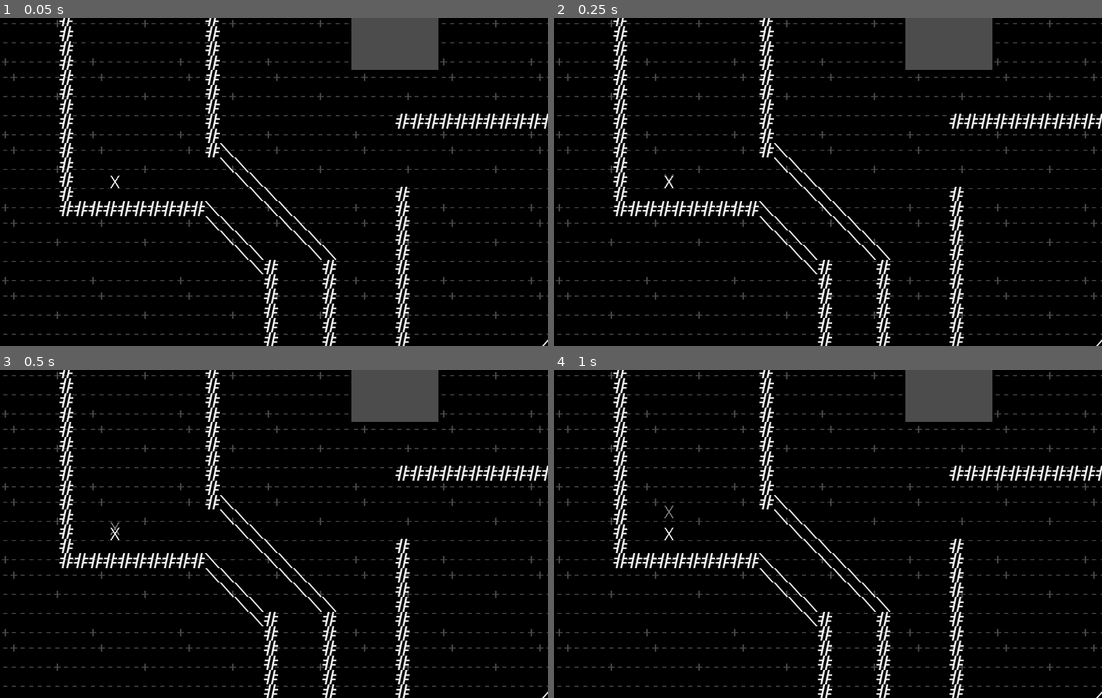
Above: before the commit, frames 1-4 (two rows, left to right).
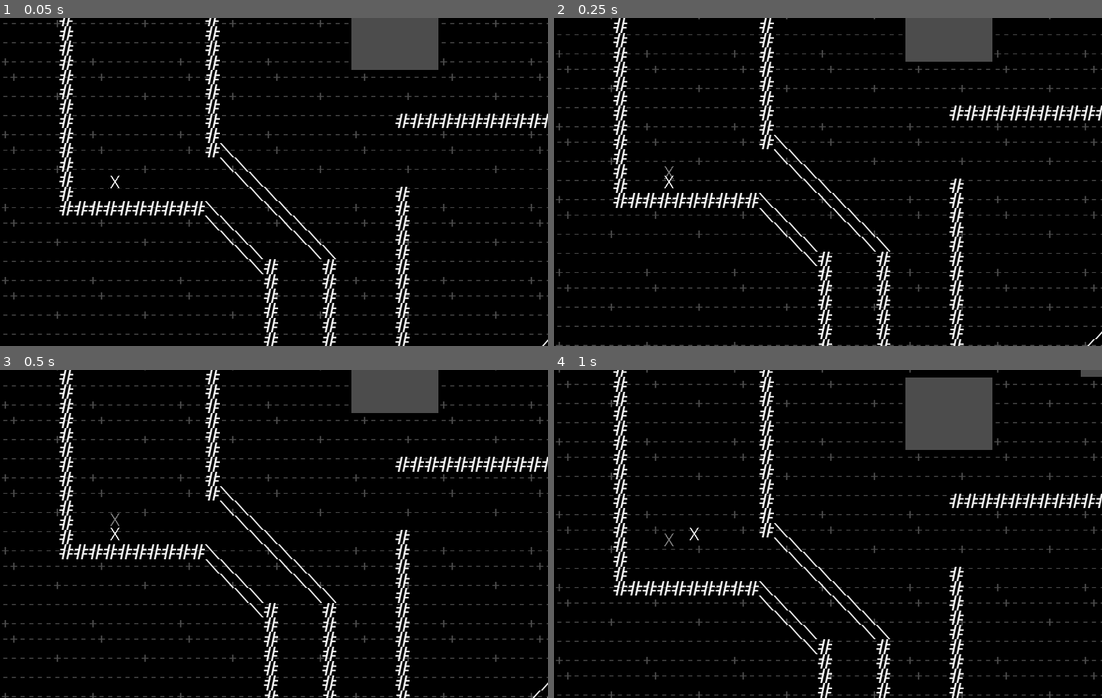
Above: after the commit, the same moments.

Repository: INeedAUniqueUsername/CaveX
Game: Godot game, scene res://stage.tscn
The game is run twice, just before and just after one commit, with the same random seed, the same clock (stepped at 60 frames per second) and the same inputs.
Inputs:
- Up to frame 1 (0.05 s): no input
- Up to frame 2 (0.25 s): no input
- Up to frame 3 (0.5 s): no input
- Up to frame 4 (1 s): hold Right (move_right) from 0.53 s (still down); hold Up (jump) from 0.53 s (still down)

The runs differ from the first frame. In frame 1, 0.4% of the frame differs, in the area x 10-100%, y 0-99%; in frame 2, 14%; in frame 3, 14%; in frame 4, 15%, in the area x 0-100%, y 0-100%.
Error before the commit: Parse Error: Expected an indented block after "if". (res://player.gd:95)

Commit message:
add boosting and fuel

Diff:
--- a/player.gd
+++ b/player.gd
@@ -51,6 +51,10 @@
 var floor_h_velocity = 0.0
 onready var enemy = load("res://enemy.tscn")
 
+var vel_prev = Vector2();
+var boost_fuel_left = 0;
+var boost_fuel_max = 120;
+var boosting_time = 0;
 
 func _integrate_forces(s):
 	var lv = s.get_linear_velocity()
@@ -60,9 +64,10 @@
 	var new_siding_left = siding_left
 
 	# Get the controls
-	var move_left = Input.is_action_pressed("move_left")
-	var move_right = Input.is_action_pressed("move_right")
-	var jump = Input.is_action_pressed("jump")
+	var move_left = Input.is_action_pressed("ui_left")
+	var move_right = Input.is_action_pressed("ui_right")
+	var boost_up = Input.is_action_pressed("ui_up")
+	var boost_down = Input.is_action_pressed("ui_down")
 	var shoot = Input.is_action_pressed("shoot")
 	var spawn = Input.is_action_pressed("spawn")
 
@@ -73,6 +78,11 @@
 		e.position = p
 		get_parent().add_child(e)
 
+	if(abs(lv.length() - vel_prev.length()) / 30 > 30):
+		queue_free()
+	vel_prev = lv;
+
+
 	# Deapply prev floor velocity
 	lv.x -= floor_h_velocity
 	floor_h_velocity = 0.0
@@ -87,7 +97,6 @@
 			found_floor = true
 			floor_index = x
 
-	if !found_floor:
 
 
 	# A good idea when implementing characters of all kinds,
@@ -113,7 +122,6 @@
 		add_collision_exception_with(bi) # Make bullet and this not collide
 	else:
 		shoot_time += step
-
 	if found_floor:
 		airborne_time = 0.0
 	else:
@@ -121,16 +129,34 @@
 
 	var on_floor = airborne_time < MAX_FLOOR_AIRBORNE_TIME
 
-	# Process jump
-	if jumping:
-		if lv.y > 0:
-			# Set off the jumping flag if going down
-			jumping = false
-		elif not jump:
-			stopping_jump = true
-
-		if stopping_jump:
-			lv.y += STOP_JUMP_FORCE * step
+
+	#The player can boost up
+	#The player must have high fuel to begin boosting
+	#If the player is already boosting and low on fuel, we let them continue
+	if(boost_fuel_left > 60 || (boost_fuel_left > 0 && boosting_time > 0) && (boost_up || boost_down)):
+
+		#Acceleration from boosting
+		var accel = 30 * 1
+
+		if boost_up:
+			#Positive is down
+			if lv.y/30 > -8:
+				#Decrement speed until we reach max ascent speed at 4 pixels
+				lv.y -= accel
+				boost_fuel_left -= 2;
+		if boost_down:
+			if lv.y/30 < 4:
+				#Accelerate down
+				lv.y += accel
+				boost_fuel_left -= 2;
+		boosting_time += 1;
+	if boost_fuel_left < boost_fuel_max && !(boost_up || boost_down):
+		if on_floor:
+			boost_fuel_left += 3;
+		else:
+			boost_fuel_left += 1;
+		boosting_time = 0;
+
 
 	if on_floor:
 		# Process logic when character is on floor
@@ -146,13 +172,6 @@
 			if xv < 0:
 				xv = 0
 			lv.x = sign(lv.x) * xv
-
-		# Check jump
-		if not jumping and jump:
-			lv.y = -JUMP_VELOCITY
-			jumping = true
-			stopping_jump = false
-			$sound_jump.play()
 
 		# Check siding
 		if lv.x < 0 and move_left:
